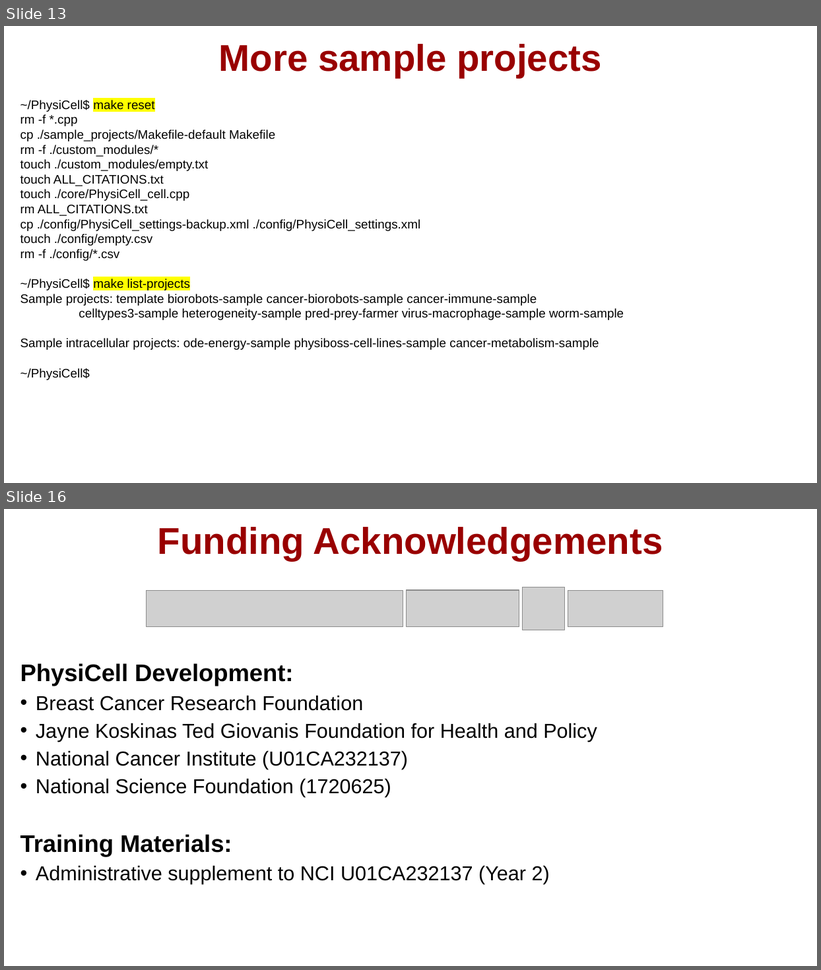
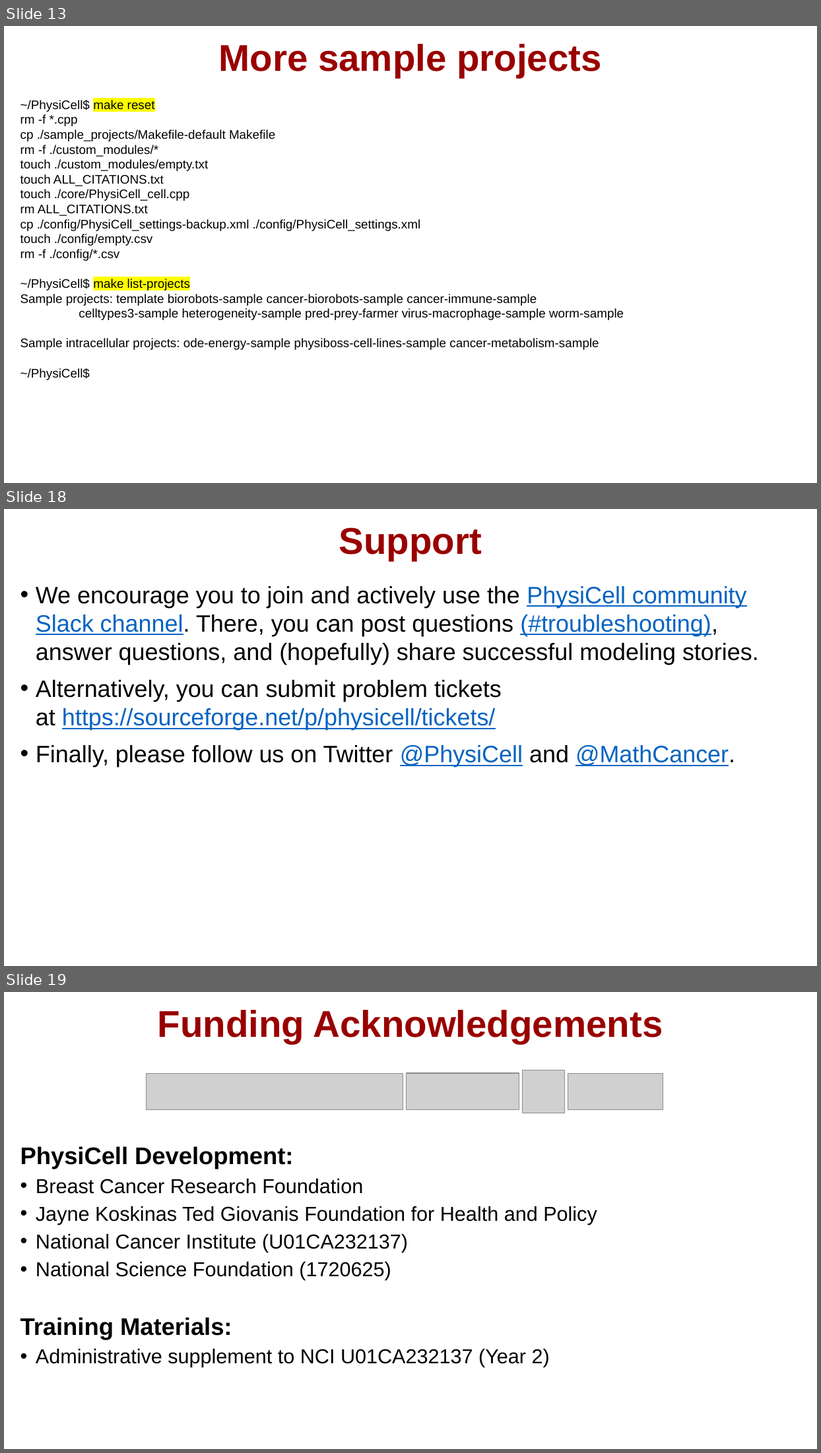
Before and after one commit to physicell-training/ws2021, a slide deck: pptx_source/PhysiCell_ws2021_macOS_setup.pptx. Shown one above the other, each under a label of ours: slides 13 and 16 before the commit, slides 13, 18 and 19 after it; the slides between them are not shown. The pictures are 821x970 and 821x1453 pixels, drawn with LibreOffice and Linux fonts; fonts in the diff are those of the drawing; grey boxes stand for pictures; background and template pictures are left out. Boxes give left, top, right and bottom in pixels: in the first picture for what was removed or moved away, otherwise in the second. Text is boxed around its words. In the diff, an @@ line names an element or a change of style, - is before the commit and + after.

```diff
--- a/pptx_source/PhysiCell_ws2021_macOS_setup.pptx
+++ b/pptx_source/PhysiCell_ws2021_macOS_setup.pptx
@@ slide 18 added at [4,509,817,966], background #FFFFFF @@
@@ title added at [339,527,482,560], 33 pt, text #990000, bold @@
+Support
@@ text added at [36,586,759,767], 21 pt, text #000000 @@
+• We encourage you to join and actively use the PhysiCell community Slack channel. There, you can post questions (#troubleshooting), answer questions, and (hopefully) share successful modeling stories.
+• Alternatively, you can submit problem tickets at https://sourceforge.net/p/physicell/tickets/
+• Finally, please follow us on Twitter @PhysiCell and @MathCancer.
@@ what was slide 16 is now slide 19 @@
```
Also in this commit, not shown: 4 other slides added, 2 slides removed.
